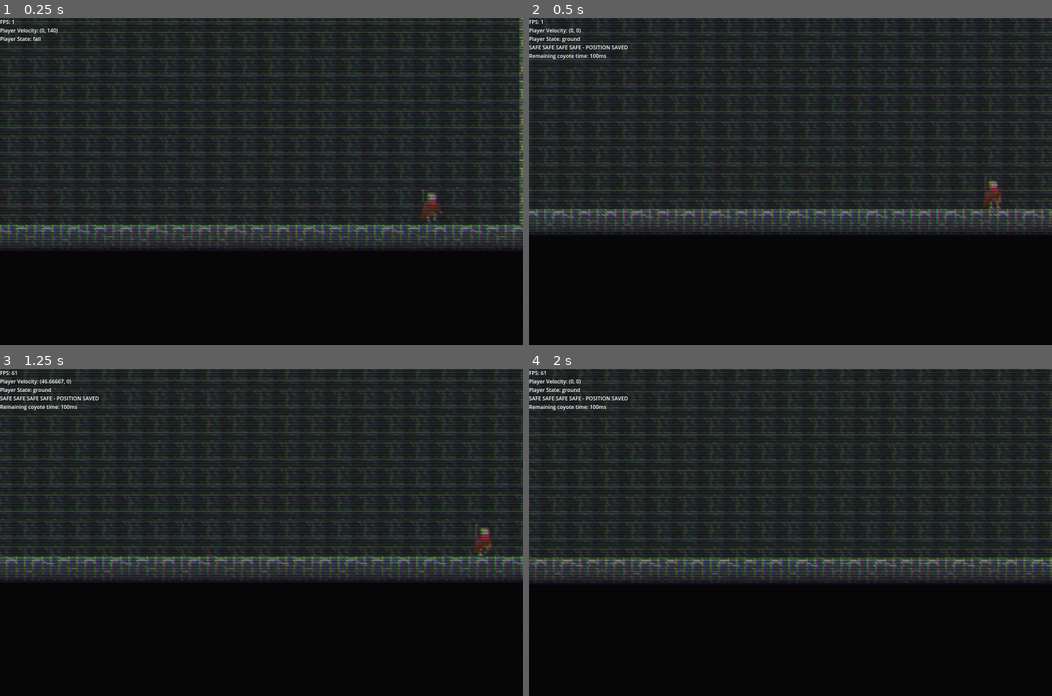
Above: before the commit, frames 1-4 (two rows, left to right).
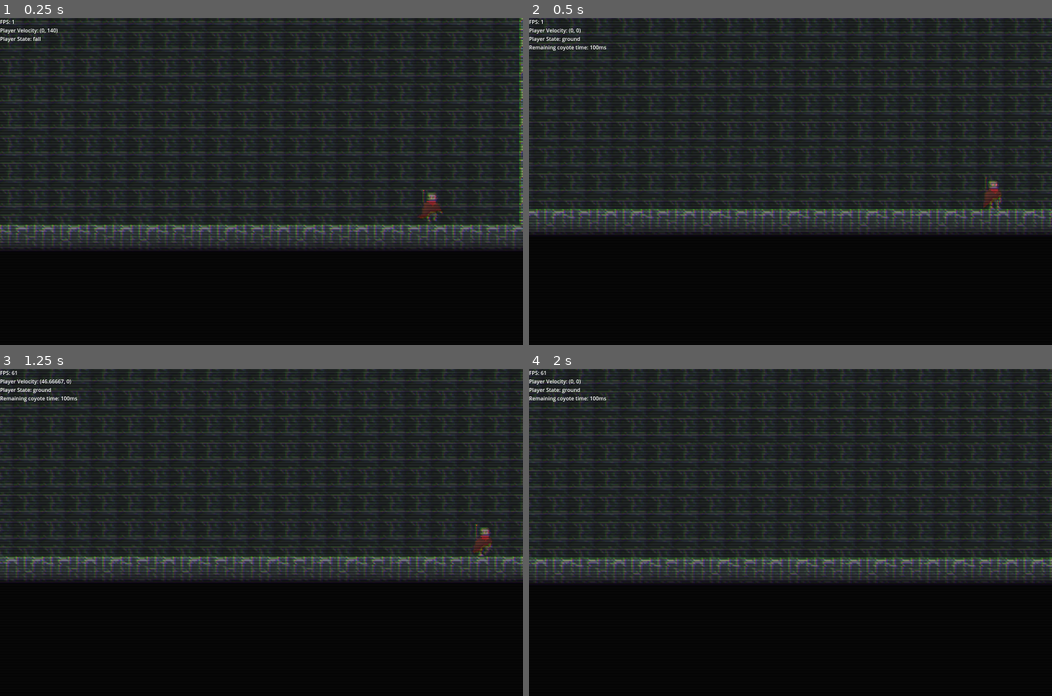
Above: after the commit, the same moments.

Repository: Rowan-Nag/Metroidvania
Game: Godot game, scene res://Main.tscn
Two runs of this game, one before a commit and one after it. Both use one fixed random seed, a clock stepped at 60 frames per second and the inputs below.
Inputs (mouse positions are in pixels of both pictures, inside the frame that each line leads up to):
- Up to frame 1 (0.25 s): no input
- Up to frame 2 (0.5 s): no input
- Up to frame 3 (1.25 s): move the mouse to (376, 516) at 0.52 s; hold D (Right) from 0.53 s (still down); click (376, 516) at 0.6 s; tap Space (Jump) at 0.77 s
- Up to frame 4 (2 s): keep holding D (Right); move the mouse to (685, 548) at 1.27 s; tap Shift (Dash) at 1.35 s; tap Space (Jump) at 1.52 s

Frame 1 is identical in both runs. In frame 2, 0.3% of the frame differs, in the area x 0-19%, y 8-13%; in frame 3, 0.3%; in frame 4, 0.3%.

Commit message:
Reworked safe zones.

Diff:
--- /dev/null
+++ b/Safe_Marker.gd
@@ -0,0 +1,9 @@
+extends Area2D
+
+
+
+func _on_body_exited(body):
+	if (body is Player):
+		#Game.last_safe_position = body.position
+		Game.last_safe_position = position + Vector2(0, -16) # 8 pixels above the tile
+		print(body.position)
--- a/Scripts/Player/PlayerGround.gd
+++ b/Scripts/Player/PlayerGround.gd
@@ -59,15 +59,15 @@
 		return jump_state
 
 	parent.move_and_slide()
-	if (parent.rayDown.is_colliding()):
-		var col = parent.rayDown.get_collider()
-		if (col is TileMap):
-			# local_to_map: Converts the local coordinates (of where the player touches the ground) to the tile's position
-			# get_cell_tile_data: gets the TileData given a tile position
-			var tile : TileData = col.get_cell_tile_data(0, col.local_to_map(parent.rayDown.get_collision_point()))
-			if(tile.get_custom_data("is_safe")):
-				Game.last_safe_position = parent.position
-				Global.set_debug_text("SAFE SAFE SAFE SAFE - POSITION SAVED")
+	#if (parent.rayDown.is_colliding()):
+		#var col = parent.rayDown.get_collider()
+		#if (col is TileMap):
+			## local_to_map: Converts the local coordinates (of where the player touches the ground) to the tile's position
+			## get_cell_tile_data: gets the TileData given a tile position
+			#var tile : TileData = col.get_cell_tile_data(0, col.local_to_map(parent.rayDown.get_collision_point()))
+			#if(tile.get_custom_data("is_safe")):
+				#Game.last_safe_position = parent.position
+				#Global.set_debug_text("SAFE SAFE SAFE SAFE - POSITION SAVED")
 				#print(parent.position)
 			#else:
 				#print("bad")
--- a/Spike.gd
+++ b/Spike.gd
@@ -1,15 +1,4 @@
 extends Sprite2D
-
-
-# Called when the node enters the scene tree for the first time.
-func _ready():
-	pass # Replace with function body.
-
-
-# Called every frame. 'delta' is the elapsed time since the previous frame.
-func _process(delta):
-	pass
-
 
 func _on_area_2d_body_entered(body):
 	if (body is Player):
--- a/Spike.tscn
+++ b/Spike.tscn
@@ -19,11 +19,13 @@
 [node name="CollisionShape2D" type="CollisionShape2D" parent="Area2D"]
 position = Vector2(0, 1.5)
 shape = SubResource("RectangleShape2D_ktpwm")
+debug_color = Color(0, 0.6, 0.701961, 0.419608)
 
 [node name="StaticBody2D" type="StaticBody2D" parent="."]
 
 [node name="CollisionShape2D" type="CollisionShape2D" parent="StaticBody2D"]
 position = Vector2(0, 3.5)
 shape = SubResource("RectangleShape2D_mqhqh")
+debug_color = Color(0.752941, 0, 0.219608, 0.615686)
 
 [connection signal="body_entered" from="Area2D" to="." method="_on_area_2d_body_entered"]
--- a/Sprites/Tiles/Coast/CoastTileset.tres
+++ b/Sprites/Tiles/Coast/CoastTileset.tres
@@ -1,7 +1,8 @@
-[gd_resource type="TileSet" load_steps=16 format=3 uid="uid://5iwb7kuuxp5u"]
+[gd_resource type="TileSet" load_steps=17 format=3 uid="uid://5iwb7kuuxp5u"]
 
 [ext_resource type="PackedScene" uid="uid://dp8fe63ip15pr" path="res://Spike.tscn" id="1_wbwio"]
 [ext_resource type="Texture2D" uid="uid://cqtockwxxt1e5" path="res://Sprites/Tiles/Coast/coastshippingprop1.png" id="1_x4woj"]
+[ext_resource type="PackedScene" uid="uid://tu3oxdjmmc77" path="res://safe_marker.tscn" id="2_60aot"]
 [ext_resource type="Texture2D" uid="uid://bbg7px2uhnu2w" path="res://Sprites/Tiles/Coast/coastPlants.png" id="3_xhgio"]
 [ext_resource type="Texture2D" uid="uid://dmvhgpqi7r63e" path="res://Sprites/Tiles/Coast/allCoastWalls.png" id="4_5u0vt"]
 [ext_resource type="Texture2D" uid="uid://cx8lxh6ebcbiw" path="res://Sprites/Tiles/Coast/animatedBackgrounds.png" id="4_xlnjj"]
@@ -14,6 +15,7 @@
 [sub_resource type="TileSetScenesCollectionSource" id="TileSetScenesCollectionSource_dtpxo"]
 resource_name = "Utility"
 scenes/1/scene = ExtResource("1_wbwio")
+scenes/2/scene = ExtResource("2_60aot")
 
 [sub_resource type="TileSetAtlasSource" id="TileSetAtlasSource_c3qvw"]
 texture = ExtResource("1_x4woj")
--- /dev/null
+++ b/safe_marker.tscn
@@ -0,0 +1,18 @@
+[gd_scene load_steps=3 format=3 uid="uid://tu3oxdjmmc77"]
+
+[ext_resource type="Script" path="res://Safe_Marker.gd" id="1_khmqs"]
+
+[sub_resource type="RectangleShape2D" id="RectangleShape2D_wshtv"]
+size = Vector2(16, 18)
+
+[node name="Safe_Marker" type="Area2D"]
+collision_layer = 0
+collision_mask = 2
+script = ExtResource("1_khmqs")
+
+[node name="CollisionShape2D" type="CollisionShape2D" parent="."]
+position = Vector2(0, -1)
+shape = SubResource("RectangleShape2D_wshtv")
+debug_color = Color(0, 0.945098, 0.380392, 0.141176)
+
+[connection signal="body_exited" from="." to="." method="_on_body_exited"]
